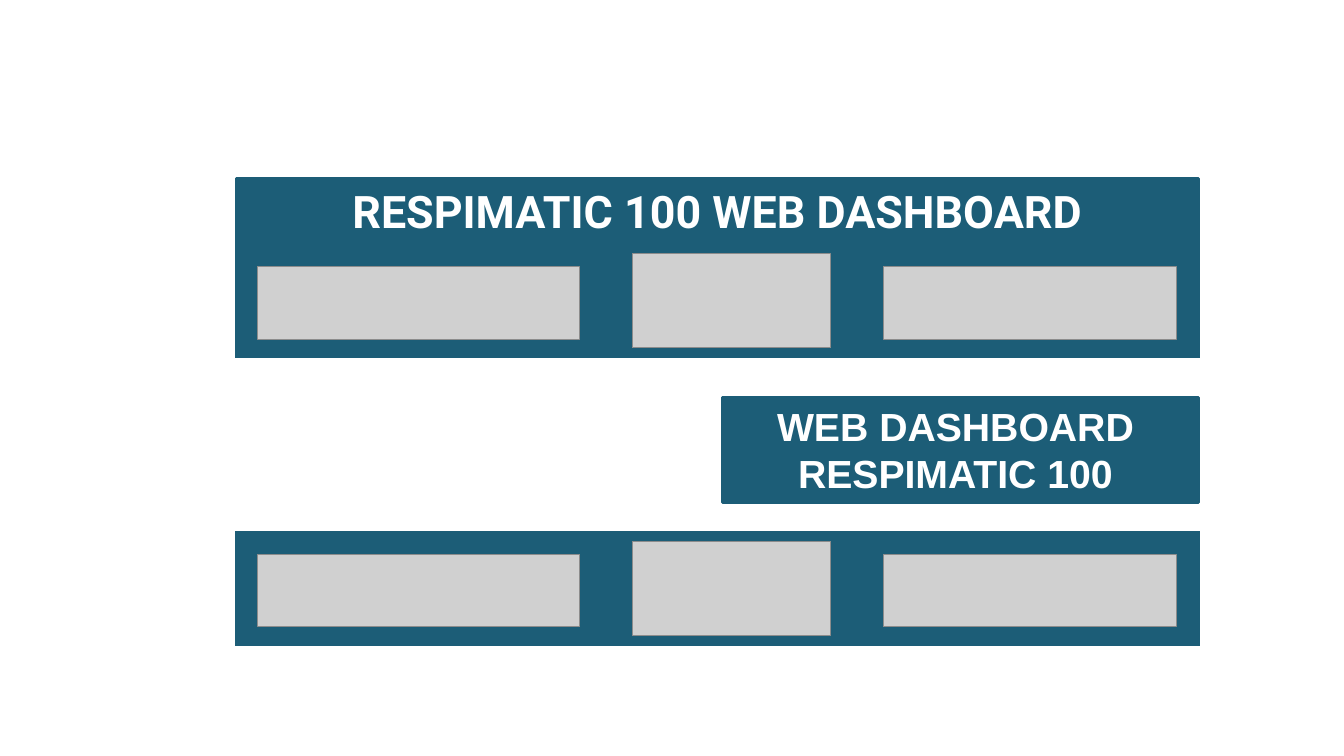
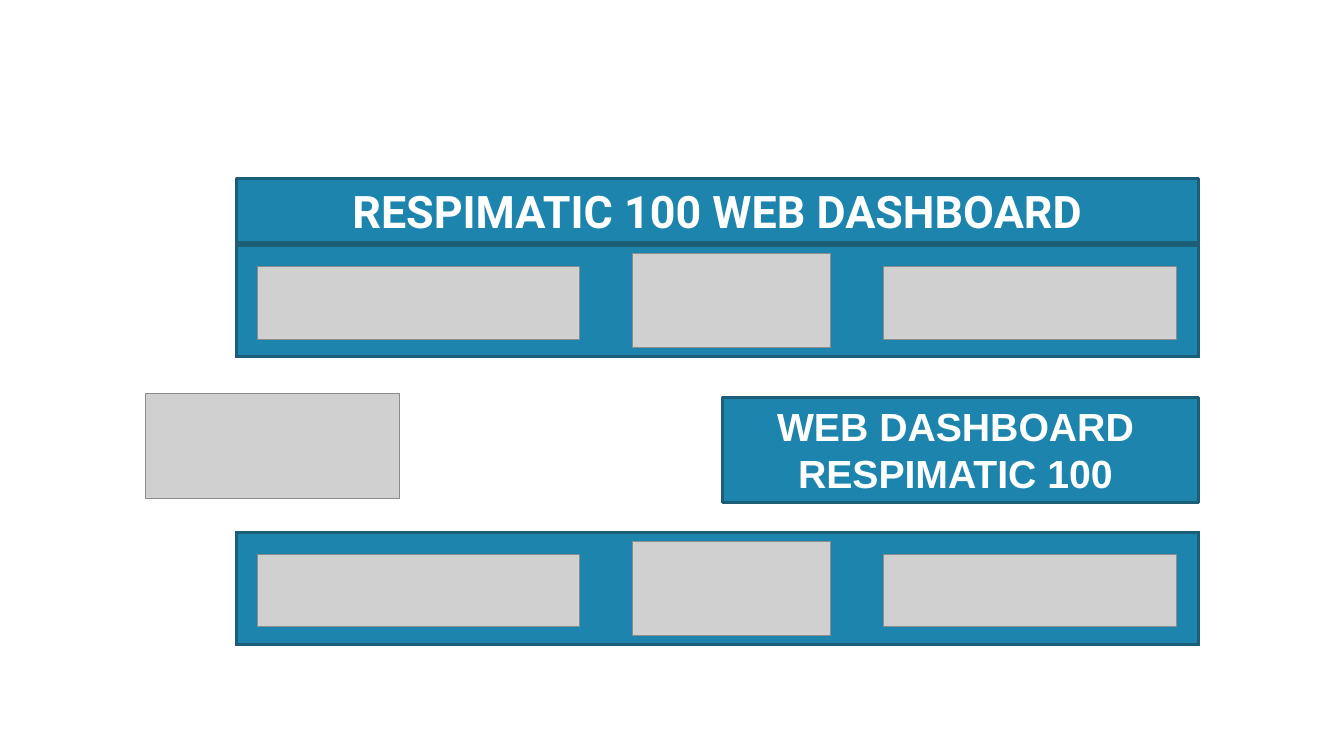
Before and after one commit to sunilmeister/sunilmeister.github.io, a slide deck: slide 1 of Logo.pptx. Drawn at 1344x756 pixels with LibreOffice and Linux fonts; fonts in the diff are those of the drawing; grey boxes stand for pictures. Boxes give left, top, right and bottom in pixels: in the first picture for what was removed or moved away, otherwise in the second. Text is boxed around its words. In the diff, an @@ line names an element or a change of style, - is before the commit and + after.

```diff
--- a/Logo.pptx
+++ b/Logo.pptx
@@ picture added at [145,394,399,499] @@
@@ fill #1C5D77 to #1D85AD in 4 elements at [236,178,1199,243], [723,398,1199,503], [236,245,1199,357], [236,532,1199,644] @@
```
Also in this commit, not shown: 8 other files.
